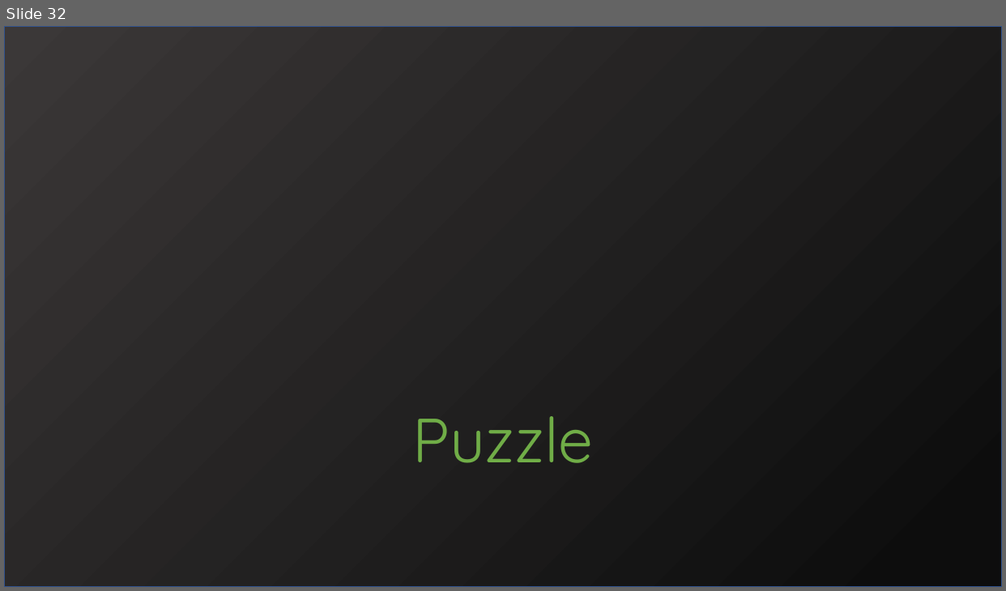
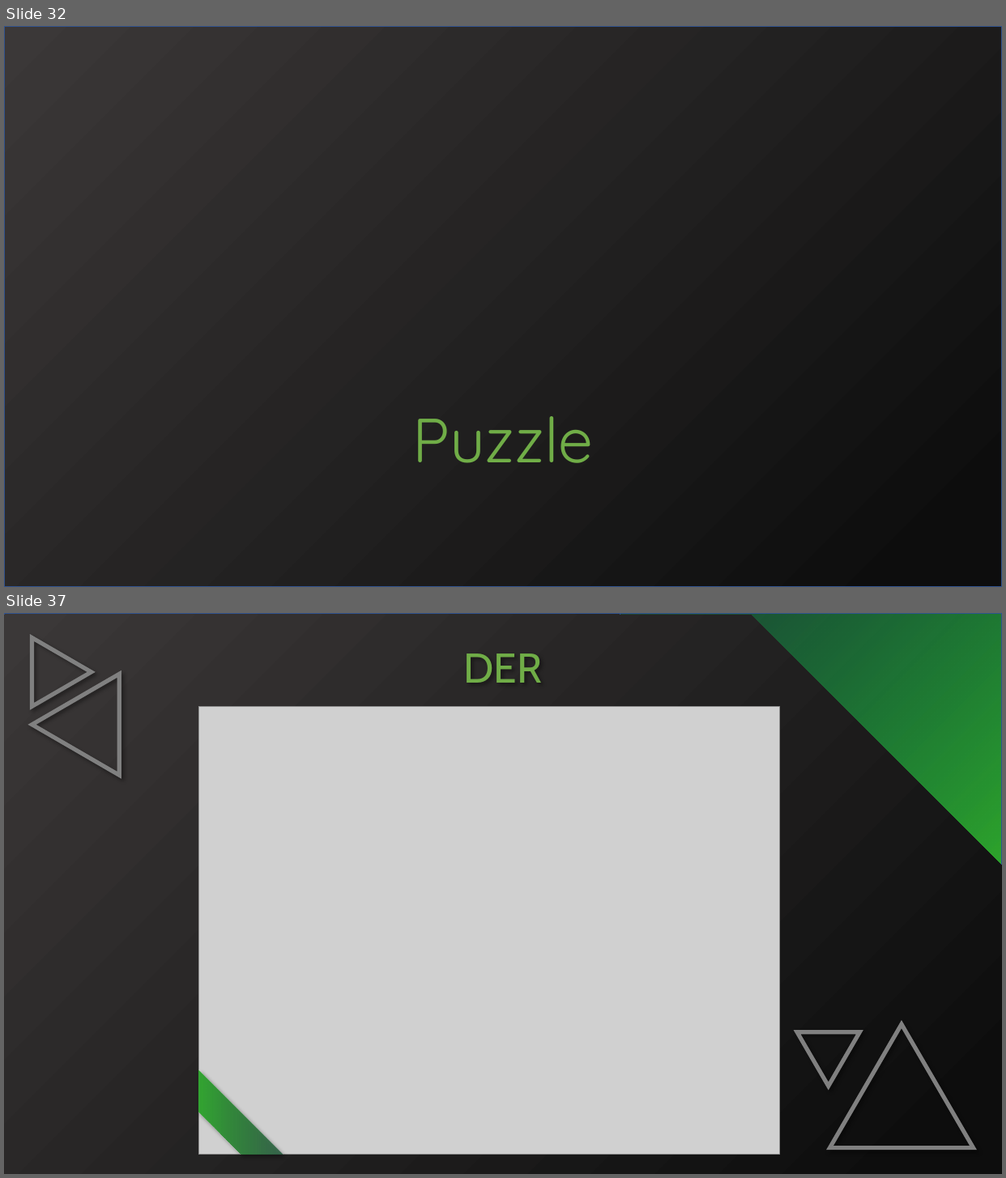
Before and after one commit to SamuelHiroyuki/Scrolls, a slide deck: Apresentação.pptx. Shown one above the other, each under a label of ours: slide 32 before the commit, slides 32 and 37 after it; the slides between them are not shown. The pictures are 1006x591 and 1006x1178 pixels, drawn with LibreOffice and Linux fonts; fonts in the diff are those of the drawing; grey boxes stand for pictures. Boxes give left, top, right and bottom in pixels: in the first picture for what was removed or moved away, otherwise in the second. Text is boxed around its words. In the diff, an @@ line names an element or a change of style, - is before the commit and + after.

```diff
--- a/Apresentação.pptx
+++ b/Apresentação.pptx
@@ slide 37 added at (4,613,1002,1174), background #FFFFFF @@
@@ rectangle added at (4,613,1002,1174), fill gradient #3B3838 to #0D0D0D, outline #325491 1 pt @@
@@ freeform shape added at (4,615,1002,1174), fill gradient #3B3838 to #0D0D0D @@
@@ rectangle added at (620,613,1002,953), fill gradient #37B62A to #08A35C, outline #325491 1 pt @@
@@ triangle added at (32,637,91,706), outline #808080 4 pt @@
@@ text added at (464,653,543,683), 40 pt, text #70AD47 @@
+DER
@@ triangle added at (32,675,119,776), outline #808080 4 pt @@
@@ picture added at (198,707,780,1155) @@
@@ triangle added at (829,1024,974,1148), outline #808080 4 pt @@
@@ triangle added at (798,1033,860,1086), outline #808080 4 pt @@
@@ diag stripe added at (198,1070,283,1154), fill gradient #22593B to #33A532 @@
```
Also in this commit, not shown: 3 slides changed, 6 other slides added, 1 other file.
